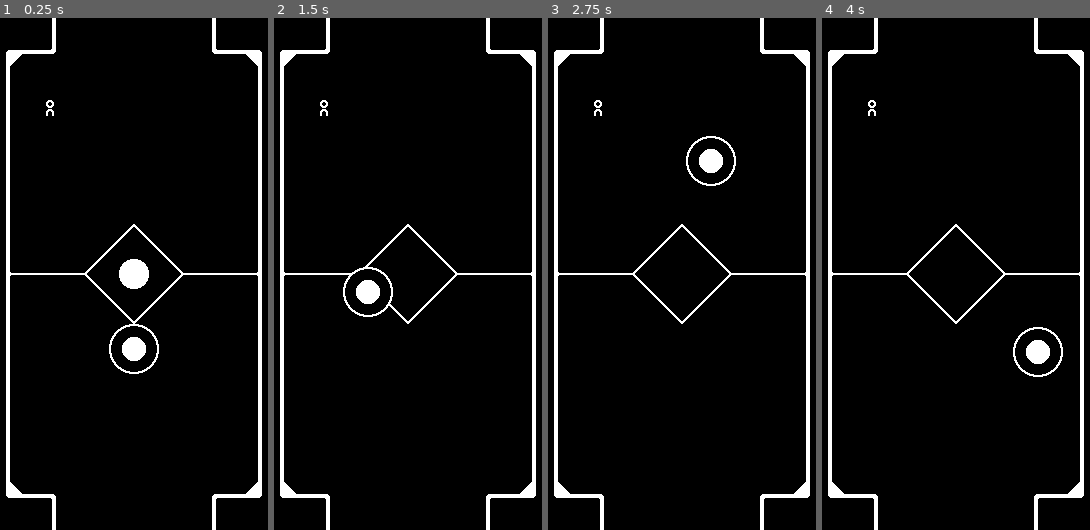
Above: before the commit, frames 1-4 (left to right).
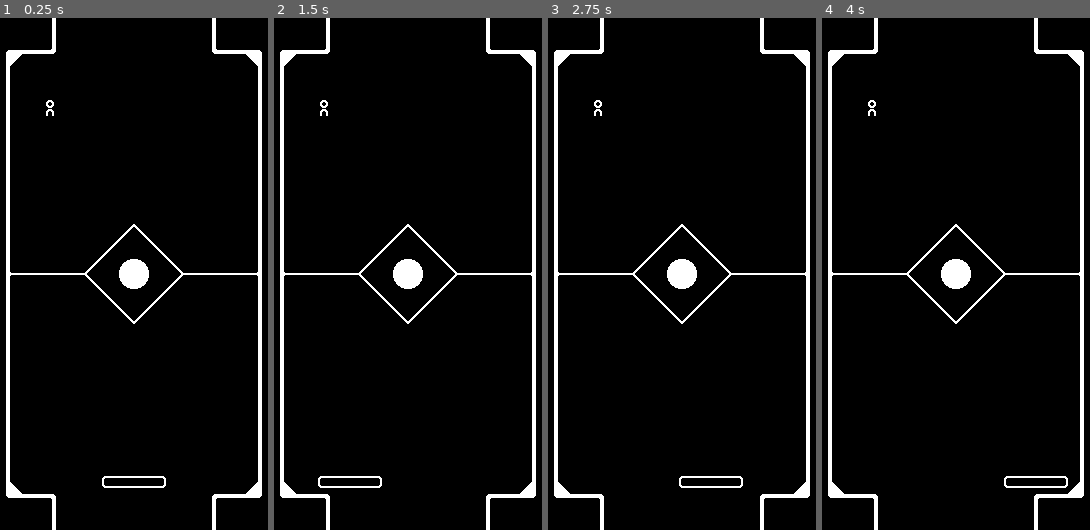
Above: after the commit, the same moments.

Repository: youssefevan/1-bit-jam-2
Game: Godot game, scene res://world.tscn
Same seed, same stepped clock (60 frames per second), same inputs: the game is played once before the commit and once after it.
Inputs (mouse positions are in pixels of both pictures, inside the frame that each line leads up to):
- Up to frame 1 (0.25 s): no input
- Up to frame 2 (1.5 s): move the mouse to (472, 248) at 0.52 s; tap Enter at 1.25 s; move the mouse to (351, 299) at 1.27 s
- Up to frame 3 (2.75 s): move the mouse to (711, 161) at 2.02 s
- Up to frame 4 (4 s): tap Space at 2.75 s; move the mouse to (942, 376) at 2.77 s; move the mouse to (1041, 350) at 3.52 s

The runs differ from the first frame. In frame 1, 0.8% of the frame differs, in the area x 38-62%, y 59-92%; in frame 2, 1.3%; in frame 3, 1.3%, in the area x 44-73%, y 23-92%; in frame 4, 1.3%.

Commit message:
changed physics

Diff:
--- a/scripts/Paddle.gd
+++ b/scripts/Paddle.gd
@@ -1,6 +1,4 @@
-extends RigidBody2D
+extends Area2D
 
 func _physics_process(delta):
-	if (global_position - get_global_mouse_position()).length() > 7:
-		var dir = (global_position - get_global_mouse_position()).normalized() * 1000
-		apply_central_impulse(-dir)
+	global_position.x = clamp(get_global_mouse_position().x, 64, 224)
--- a/world.tscn
+++ b/world.tscn
@@ -10,14 +10,11 @@
 radius = 4.0
 height = 16.0
 
-[sub_resource type="PhysicsMaterial" id="PhysicsMaterial_yb3eq"]
-bounce = 1.0
-
 [sub_resource type="CircleShape2D" id="CircleShape2D_ejjn2"]
 radius = 14.0
 
-[sub_resource type="CircleShape2D" id="CircleShape2D_1f5ss"]
-radius = 25.0
+[sub_resource type="RectangleShape2D" id="RectangleShape2D_ncvdl"]
+size = Vector2(64, 12)
 
 [node name="World" type="Node2D"]
 
@@ -49,11 +46,8 @@
 [node name="Collider" type="CollisionPolygon2D" parent="Walls2"]
 polygon = PackedVector2Array(0, 0, 0, 512, 64, 512, 64, 478, 31.9988, 478, 17.9988, 464, 17.9999, 48.0001, 31.9999, 34.0001, 64, 34.0002, 64, 0)
 
-[node name="Puck" type="RigidBody2D" parent="."]
+[node name="Puck" type="Area2D" parent="."]
 position = Vector2(144, 256)
-physics_material_override = SubResource("PhysicsMaterial_yb3eq")
-gravity_scale = 0.0
-lock_rotation = true
 linear_damp = 0.5
 metadata/_edit_group_ = true
 
@@ -63,11 +57,8 @@
 [node name="Collider" type="CollisionShape2D" parent="Puck"]
 shape = SubResource("CircleShape2D_ejjn2")
 
-[node name="Paddle" type="RigidBody2D" parent="."]
+[node name="Paddle" type="Area2D" parent="."]
 position = Vector2(144, 464)
-mass = 3.0
-gravity_scale = 0.0
-lock_rotation = true
 linear_damp = 20.0
 script = ExtResource("4_47ori")
 metadata/_edit_group_ = true
@@ -76,4 +67,4 @@
 texture = ExtResource("4_m0skj")
 
 [node name="Collider" type="CollisionShape2D" parent="Paddle"]
-shape = SubResource("CircleShape2D_1f5ss")
+shape = SubResource("RectangleShape2D_ncvdl")
Binary file changed: sprites/paddle.png
Not shown: 1 places in world.tscn that only renumber resources
